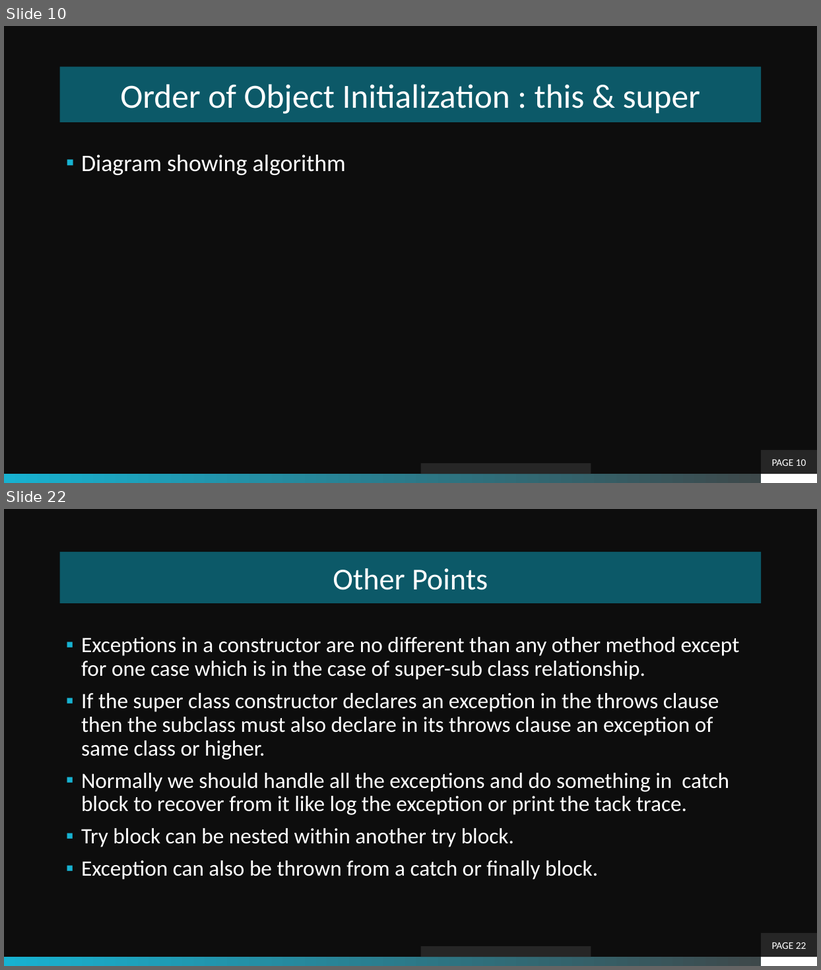
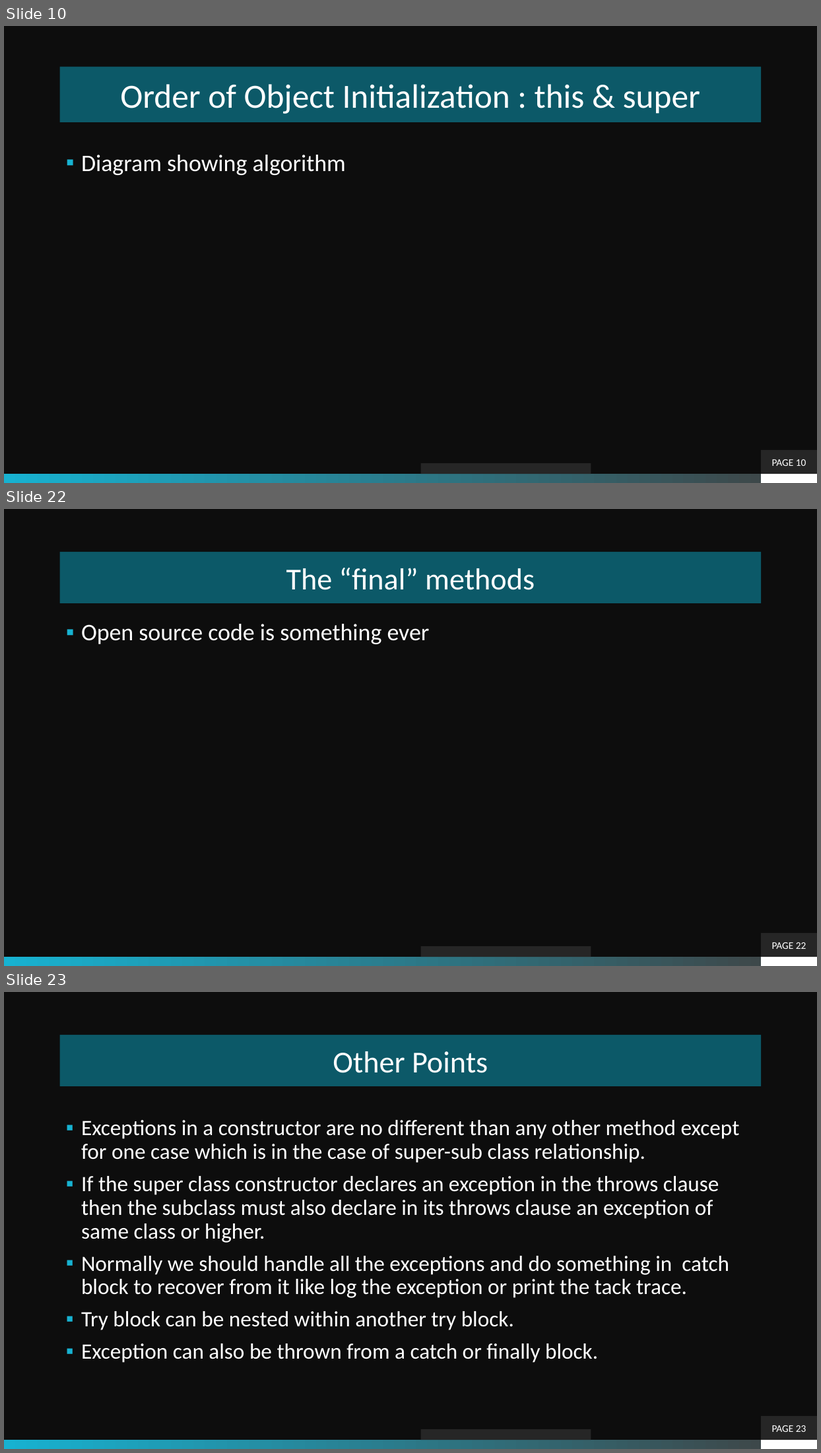
Before and after one commit to theLeonidas/Courses, a slide deck: courseMaterial/Inheritance/Inheritance.pptx. Shown one above the other, each under a label of ours: slides 10 and 22 before the commit, slides 10, 22 and 23 after it; the slides between them are not shown. The pictures are 821x970 and 821x1453 pixels, drawn with LibreOffice and Linux fonts; fonts in the diff are those of the drawing; background and template pictures are left out. Boxes give left, top, right and bottom in pixels: in the first picture for what was removed or moved away, otherwise in the second. Text is boxed around its words. In the diff, an @@ line names an element or a change of style, - is before the commit and + after.

```diff
--- a/courseMaterial/Inheritance/Inheritance.pptx
+++ b/courseMaterial/Inheritance/Inheritance.pptx
@@ slide 22 added at (4, 509, 817, 966), background picture (left out); not listed: 2 template elements that a slide beside it also shows @@
@@ title added at (60, 552, 762, 603), fill #0C5968, 36 pt, text #FFFFFF @@
+The “final” methods
@@ text added at (81, 624, 430, 644), 28 pt, text #FFFFFF @@
+▪ Open source code is something ever
@@ page number added at (762, 933, 817, 957), fill #262626, 12 pt, text #FFFFFF @@
+PAGE 22
@@ rectangle added at (420, 947, 591, 957), fill #262626 @@
@@ what was slide 22 is now slide 23 @@
@@ page number at (772, 1426, 807, 1432): text changed @@
-PAGE 22
+PAGE 23
```
Also in this commit, not shown: 6 slides changed, 5 other slides added, 6 slides removed, 19 other files.
